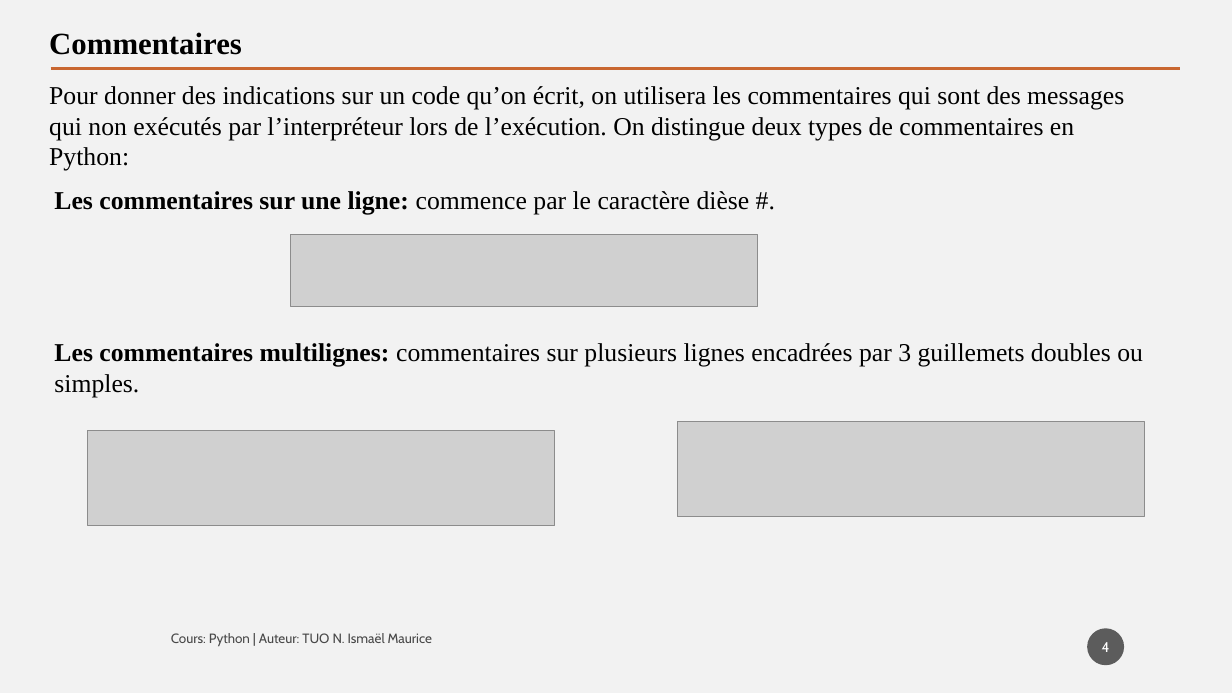
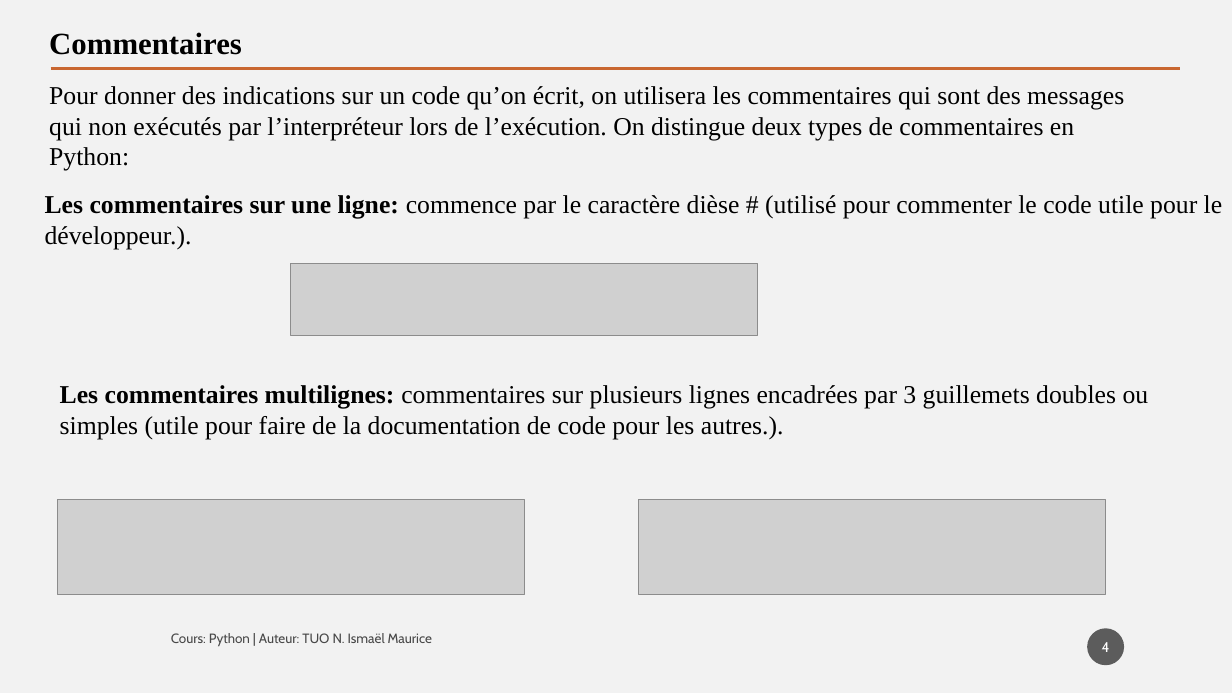
Before and after one commit to tisma95/cours-python, a slide deck: slide 4 of source/Chapitre 3 - Structures conditionnelles.pptx. Drawn at 1232x693 pixels with LibreOffice and Linux fonts; fonts in the diff are those of the drawing; grey boxes stand for pictures. Boxes give left, top, right and bottom in pixels: in the first picture for what was removed or moved away, otherwise in the second. Text is boxed around its words. In the diff, an @@ line names an element or a change of style, - is before the commit and + after.

Commit message:
Feat(chp3): Ajout des commentaire de documentation

```diff
--- a/source/Chapitre 3 - Structures conditionnelles.pptx
+++ b/source/Chapitre 3 - Structures conditionnelles.pptx
@@ text at (45,195,1223,249): text changed @@
-Les commentaires sur une ligne: commence par le caractère dièse #.
+Les commentaires sur une ligne: commence par le caractère dièse # (utilisé pour commenter le code utile pour le développeur.).
@@ picture: place and size @@
-picture at (291,235,759,307)
+picture at (291,263,759,335)
@@ text at (60,385,1149,440): text changed @@
-Les commentaires multilignes: commentaires sur plusieurs lignes encadrées par 3 guillemets doubles ou simples.
+Les commentaires multilignes: commentaires sur plusieurs lignes encadrées par 3 guillemets doubles ou simples (utile pour faire de la documentation de code pour les autres.).
@@ picture: place and size @@
-picture at (88,431,555,526)
+picture at (57,499,525,594)
@@ picture: place and size @@
-picture at (677,421,1145,517)
+picture at (639,499,1106,594)
```
Also in this commit, not shown: 1 other file.
